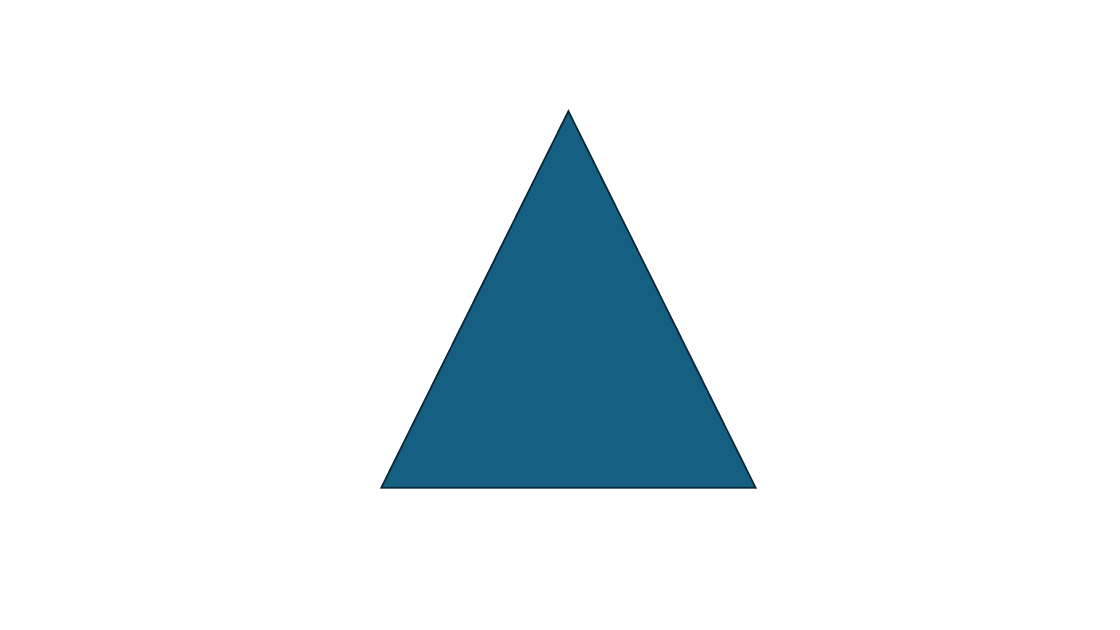
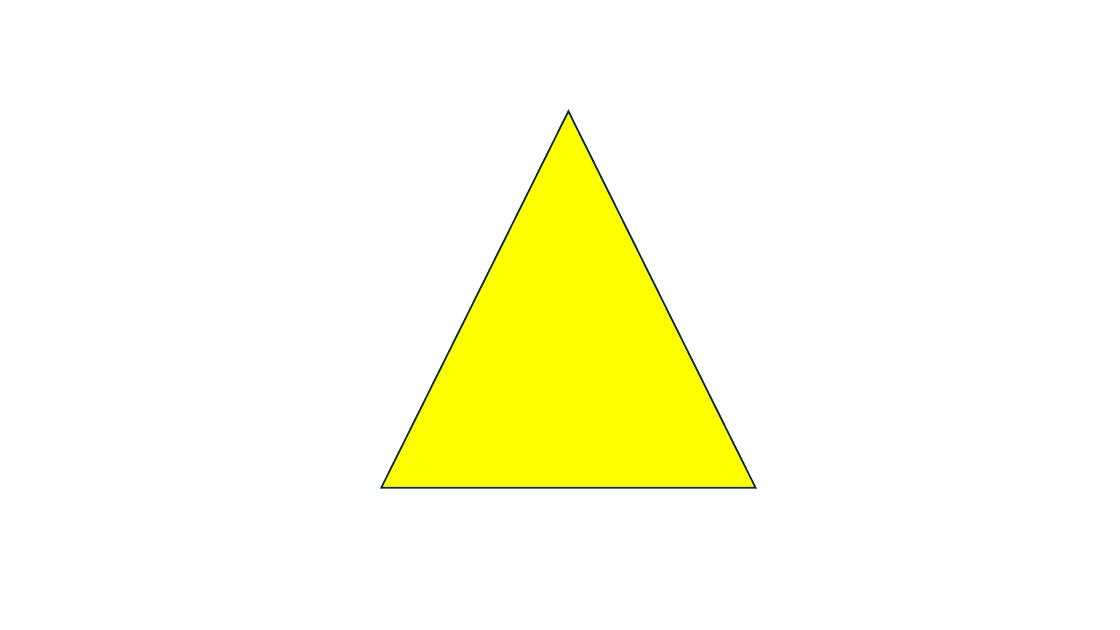
Before and after one commit to 40docs/video-as-code, a slide deck: slide 3 of input/shapes.pptx. Drawn at 1120x630 pixels with LibreOffice and Linux fonts; fonts in the diff are those of the drawing. Boxes give left, top, right and bottom in pixels: in the first picture for what was removed or moved away, otherwise in the second. Text is boxed around its words. In the diff, an @@ line names an element or a change of style, - is before the commit and + after.

Commit message:
Add files via upload
changed triangle to yellow

```diff
--- a/input/shapes.pptx
+++ b/input/shapes.pptx
@@ triangle at [381, 111, 756, 487]: fill #156082 to #FFFF00 @@
```
Also in this commit, not shown: 2 slides added, 1 slide removed.
